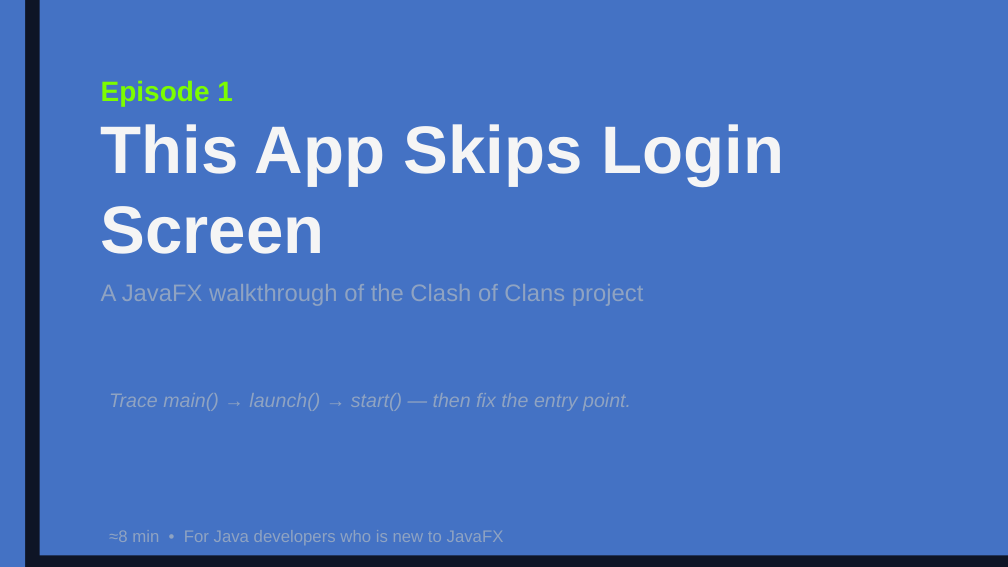
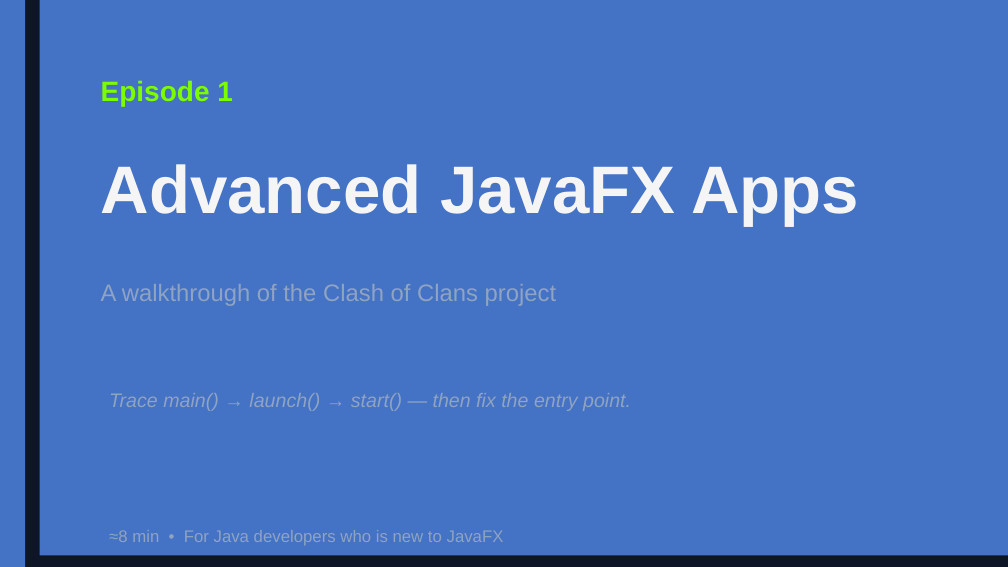
Before and after one commit to sPyOpenSource/applications, a slide deck: slide 1 of COC/docs/Ep1-This-App-Skips-Login-Screen.odp. Drawn at 1008x567 pixels with LibreOffice and Linux fonts; fonts in the diff are those of the drawing. Boxes give left, top, right and bottom in pixels: in the first picture for what was removed or moved away, otherwise in the second. Text is boxed around its words. In the diff, an @@ line names an element or a change of style, - is before the commit and + after.

```diff
--- a/COC/docs/Ep1-This-App-Skips-Login-Screen.odp
+++ b/COC/docs/Ep1-This-App-Skips-Login-Screen.odp
@@ text at <box>101,164,859,226</box>: text changed @@
-This App Skips Login
-Screen
+Advanced JavaFX Apps
@@ text at <box>101,284,557,306</box>: text changed @@
-A JavaFX walkthrough of the Clash of Clans project
+A walkthrough of the Clash of Clans project
```
Also in this commit, not shown: 3 other slides changed, 2 slides added, 5 other files.
